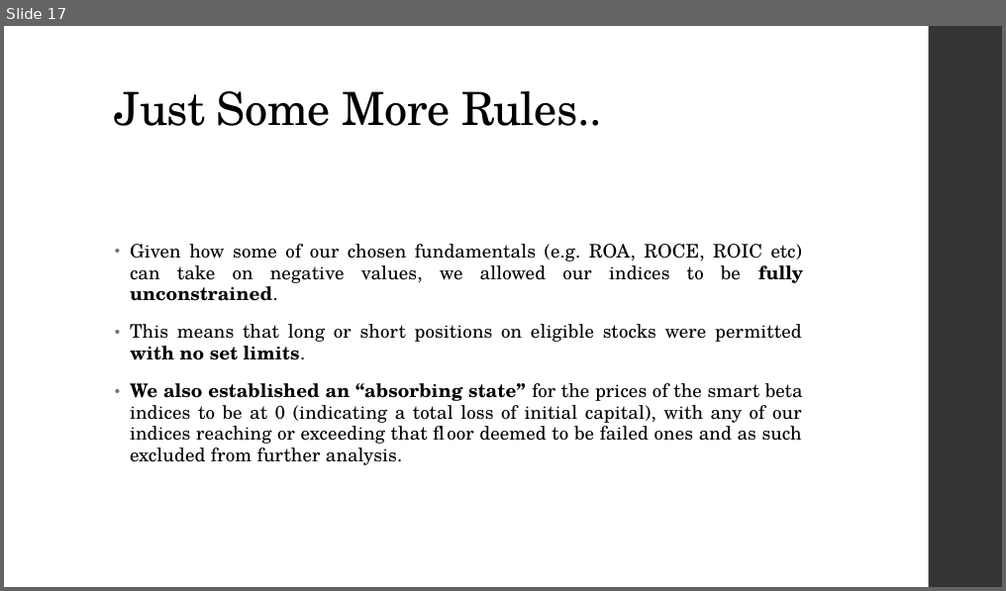
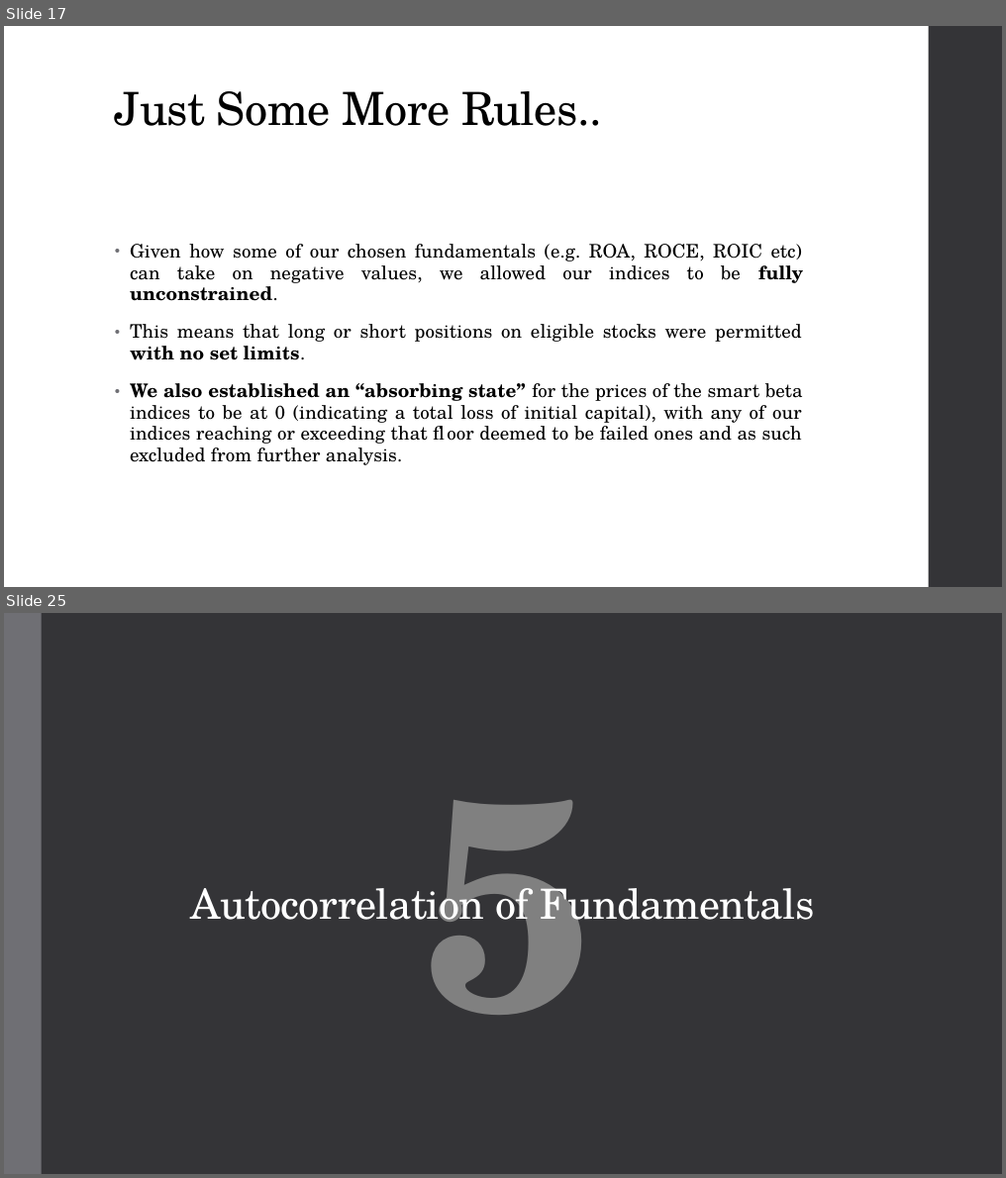
Before and after one commit to fuzzylove87/QF604-Econometrics, a slide deck: QF604 Econometrics Final v1.0.pptx. Shown one above the other, each under a label of ours: slide 17 before the commit, slides 17 and 25 after it; the slides between them are not shown. The pictures are 1006x591 and 1006x1178 pixels, drawn with LibreOffice and Linux fonts; fonts in the diff are those of the drawing. Boxes give left, top, right and bottom in pixels: in the first picture for what was removed or moved away, otherwise in the second. Text is boxed around its words. In the diff, an @@ line names an element or a change of style, - is before the commit and + after.

```diff
--- a/QF604 Econometrics Final v1.0.pptx
+++ b/QF604 Econometrics Final v1.0.pptx
@@ slide 25 added at (4, 613, 1002, 1174), background #353537 @@
@@ rectangle added at (4, 613, 42, 1174), fill #6F6F74 @@
@@ text added at (422, 800, 593, 1015), 287 pt, text #808080, bold @@
+5
@@ title added at (191, 878, 815, 932), 40 pt, text #FFFFFF @@
+Autocorrelation of Fundamentals
```
Also in this commit, not shown: 2 slides changed, 7 other slides added, 27 slides removed.
